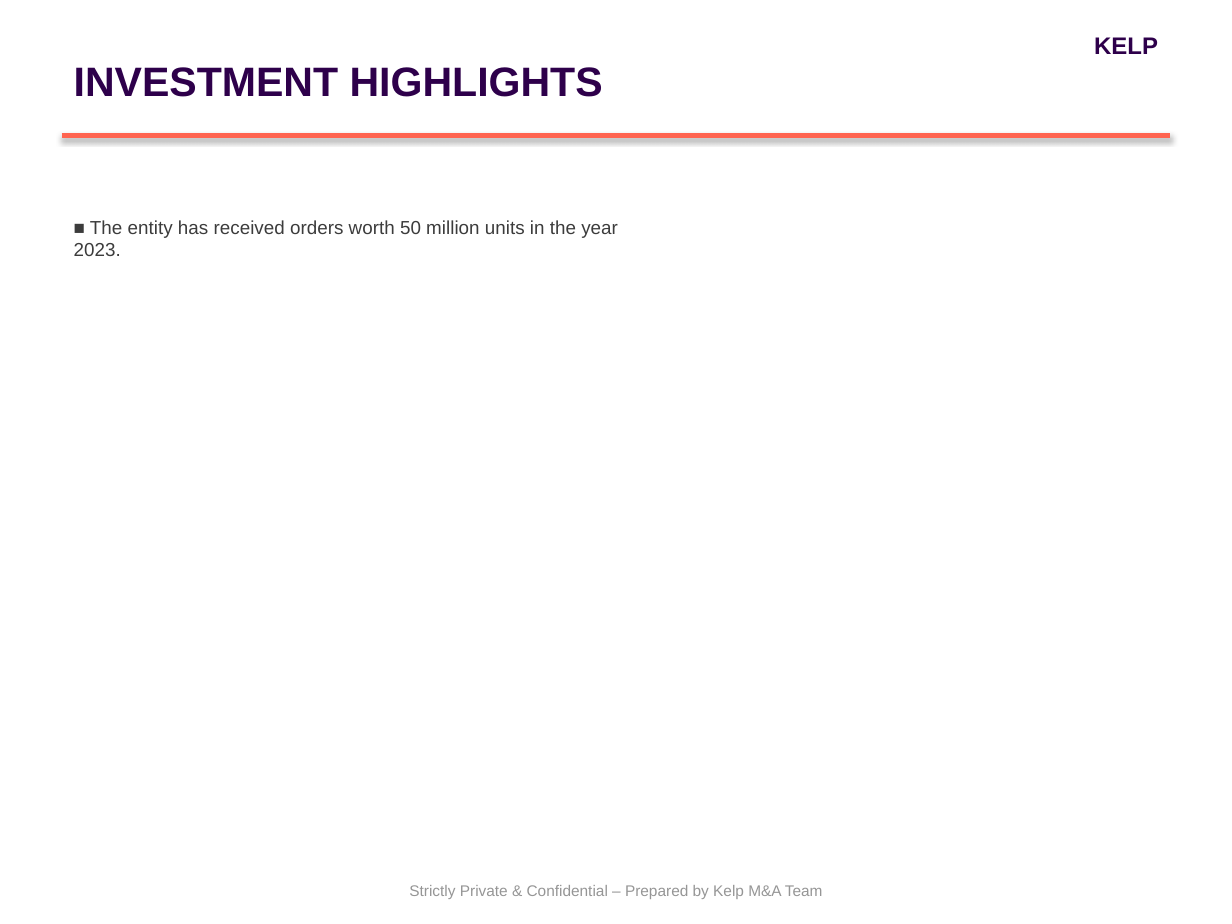
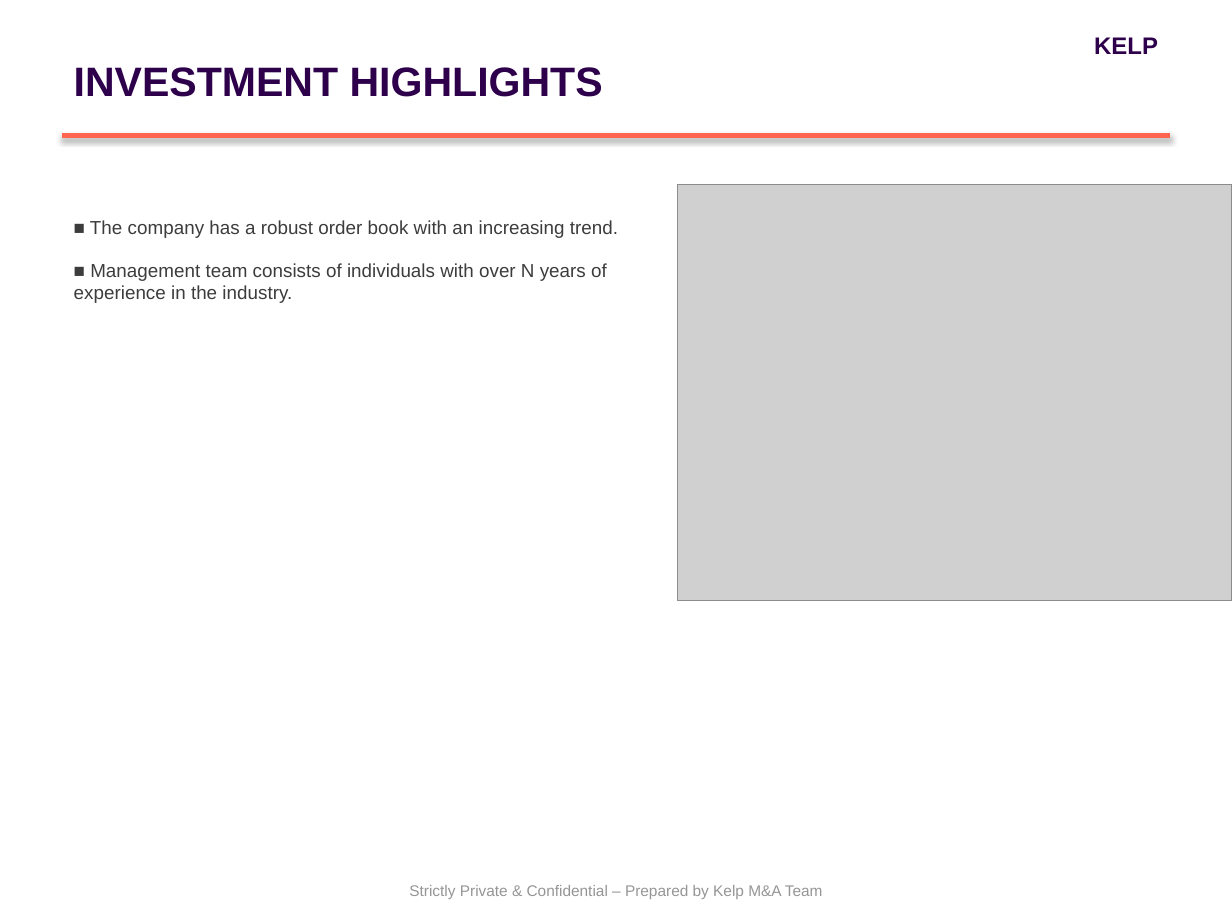
Before and after one commit to PiyushiAnand/Doc_to_PPT, a slide deck: slide 4 of Blind_Teaser_Centum_Final.pptx. Drawn at 1232x924 pixels with LibreOffice and Linux fonts; fonts in the diff are those of the drawing; grey boxes stand for pictures. Boxes give left, top, right and bottom in pixels: in the first picture for what was removed or moved away, otherwise in the second. Text is boxed around its words. In the diff, an @@ line names an element or a change of style, - is before the commit and + after.

```diff
--- a/Blind_Teaser_Centum_Final.pptx
+++ b/Blind_Teaser_Centum_Final.pptx
@@ picture added at (678,185,1232,601) @@
@@ text at (74,220,618,303): text changed @@
-■ The entity has received orders worth 50 million units in the year 2023.
+■ The company has a robust order book with an increasing trend.
+■ Management team consists of individuals with over N years of experience in the industry.
```
Also in this commit, not shown: 2 other slides changed, 14 other files.
